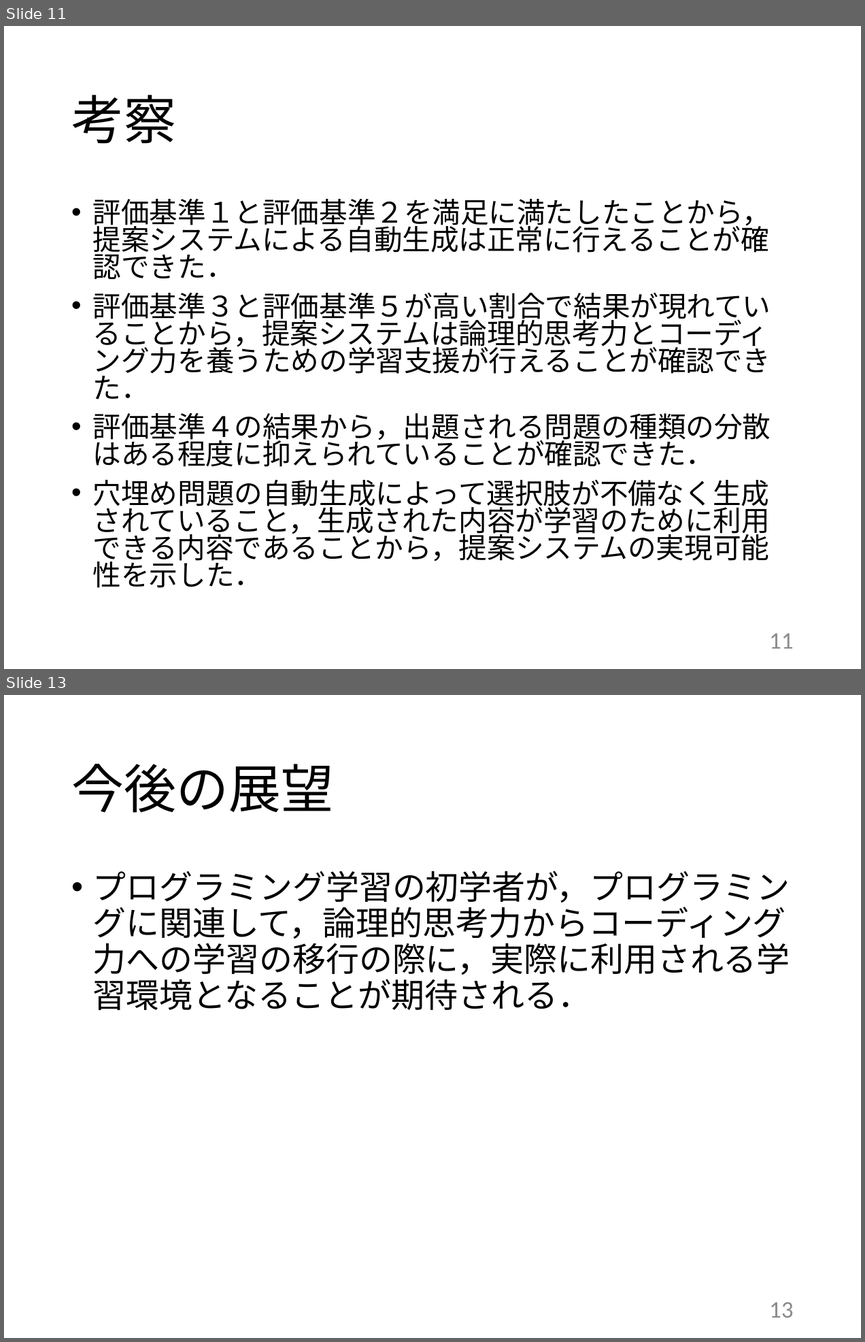
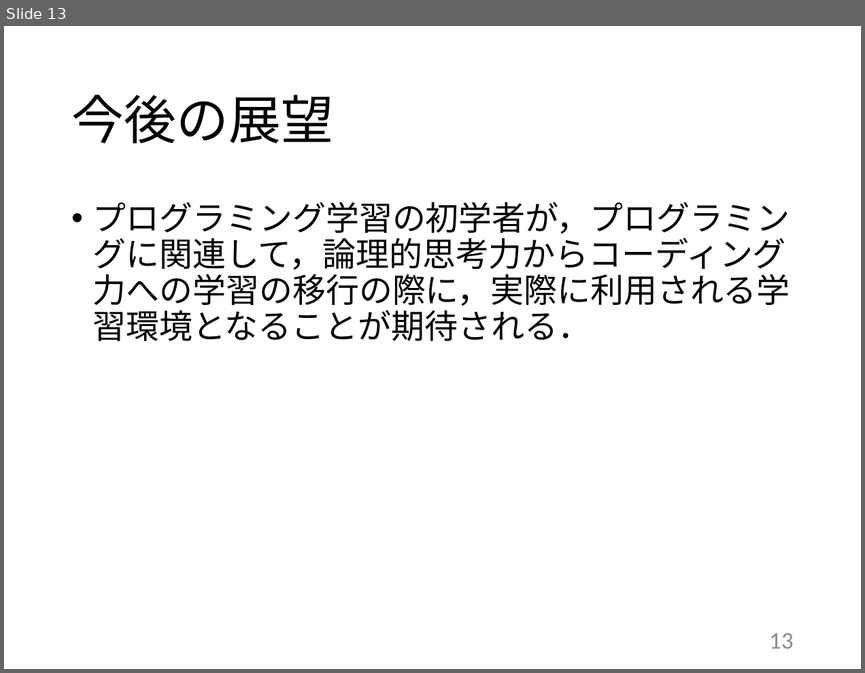
Before and after one commit to kait-takanolab/1821121-shimaoka-thesis, a slide deck: 1821121_shimaoka_thesis.pptx. Shown one above the other, each under a label of ours: slides 11 and 13 before the commit, slide 13 after it; the slides between them are not shown. The pictures are 865x1342 and 865x673 pixels, drawn with LibreOffice and Linux fonts; fonts in the diff are those of the drawing. Boxes give left, top, right and bottom in pixels: in the first picture for what was removed or moved away, otherwise in the second. Text is boxed around its words. In the diff, an @@ line names an element or a change of style, - is before the commit and + after.

```diff
--- a/1821121_shimaoka_thesis.pptx
+++ b/1821121_shimaoka_thesis.pptx
@@ slide 11 removed at (4, 26, 861, 669), background #FFFFFF @@
@@ title removed at (71, 95, 176, 144) @@
-考察
@@ text removed at (93, 199, 771, 588) @@
-• 評価基準１と評価基準２を満足に満たしたことから，提案システムによる自動生成は正常に行えることが確認できた．
-• 評価基準３と評価基準５が高い割合で結果が現れていることから，提案システムは論理的思考力とコーディング力を養うための学習支援が行えることが確認できた．
-• 評価基準４の結果から，出題される問題の種類の分散はある程度に抑えられていることが確認できた．
-• 穴埋め問題の自動生成によって選択肢が不備なく生成されていること，生成された内容が学習のために利用できる内容であることから，提案システムの実現可能性を示した．
@@ page number removed at (769, 633, 793, 648) @@
-11
```
Also in this commit, not shown: 11 slides changed, 2 slides added, 2 other slides removed.
